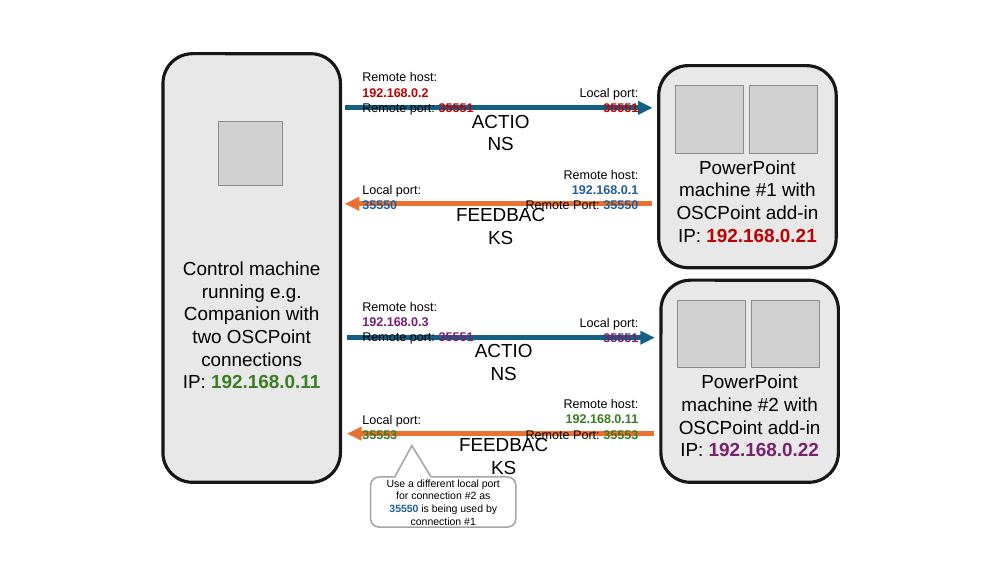
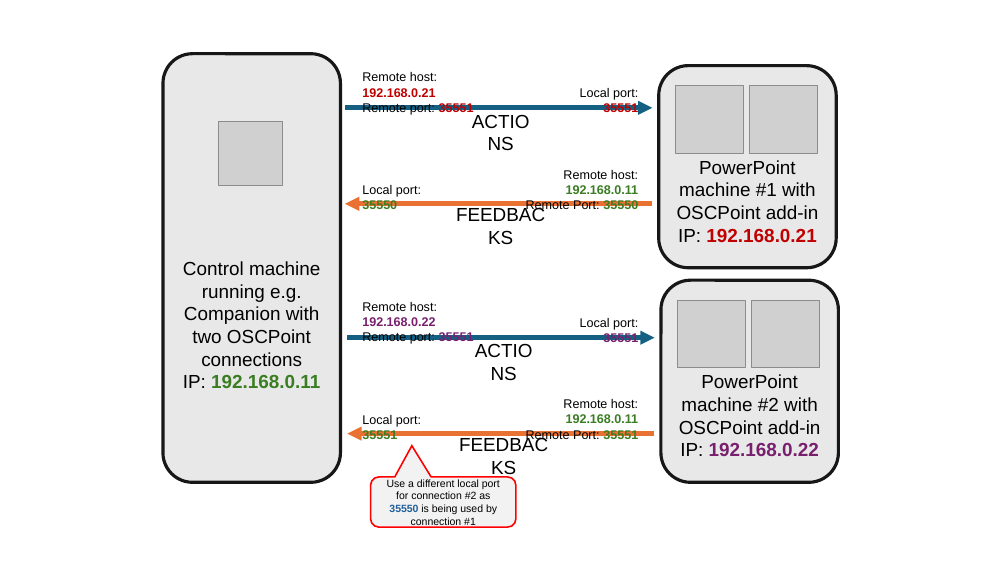
Before and after one commit to phuvf/oscpoint, a slide deck: slide 4 of assets/connection_examples/connnection_examples.pptx (slide 3 before the commit). Drawn at 1008x567 pixels with LibreOffice and Linux fonts; fonts in the diff are those of the drawing; grey boxes stand for pictures. Boxes give left, top, right and bottom in pixels: in the first picture for what was removed or moved away, otherwise in the second. Text is boxed around its words. In the diff, an @@ line names an element or a change of style, - is before the commit and + after.

```diff
--- a/assets/connection_examples/connnection_examples.pptx
+++ b/assets/connection_examples/connnection_examples.pptx
@@ text at box(362, 72, 437, 97): text changed; text colour #000000 to #C00000; bold on @@
-Remote host: 192.168.0.2
+Remote host: 192.168.0.21
@@ text "Local port: 35550" at box(362, 185, 421, 213): text colour #215F9A to #3B7D23 in "35550" @@
@@ text at box(563, 170, 639, 194): text changed; text colour #000000 to #3B7D23; bold on @@
-Remote host: 192.168.0.1
+Remote host: 192.168.0.11
@@ text at box(526, 199, 638, 212): text colour #215F9A to #3B7D23 in "35550" @@
@@ text at box(362, 302, 437, 326): text changed; text colour #000000 to #78206E; bold on @@
-Remote host: 192.168.0.3
+Remote host: 192.168.0.22
@@ text at box(362, 415, 421, 442): text changed @@
-Local port: 35553
+Local port: 35551
@@ text at box(526, 429, 638, 442): text changed @@
-Remote Port: 35553
+Remote Port: 35551
@@ rounded speech box "Use a different local port ..." at box(371, 477, 516, 527): fill none to #F2F2F2; outline #A6A6A6 1.5 pt to #FF0000 1.5 pt @@
```
Also in this commit, not shown: 1 slide added, 3 other files.
